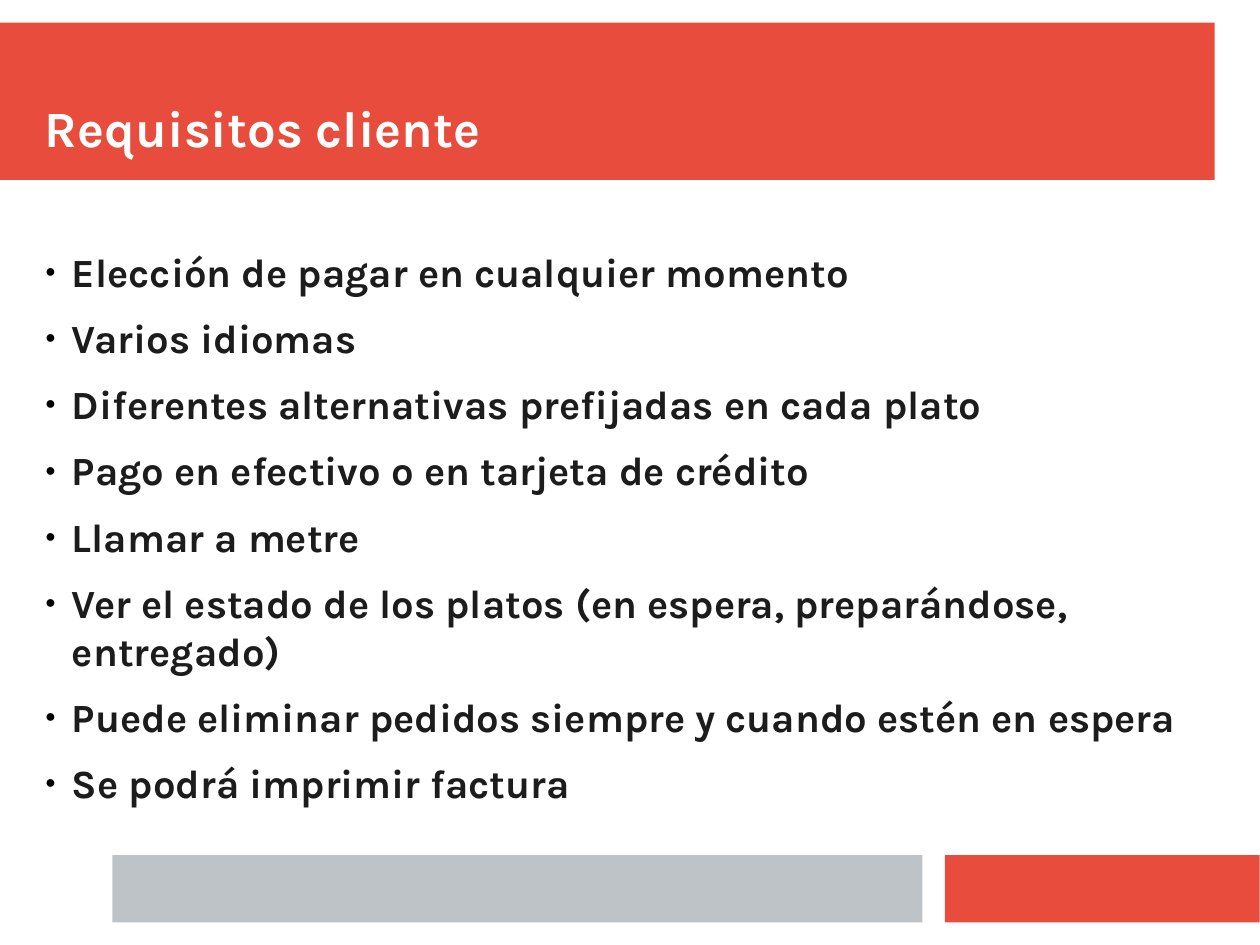
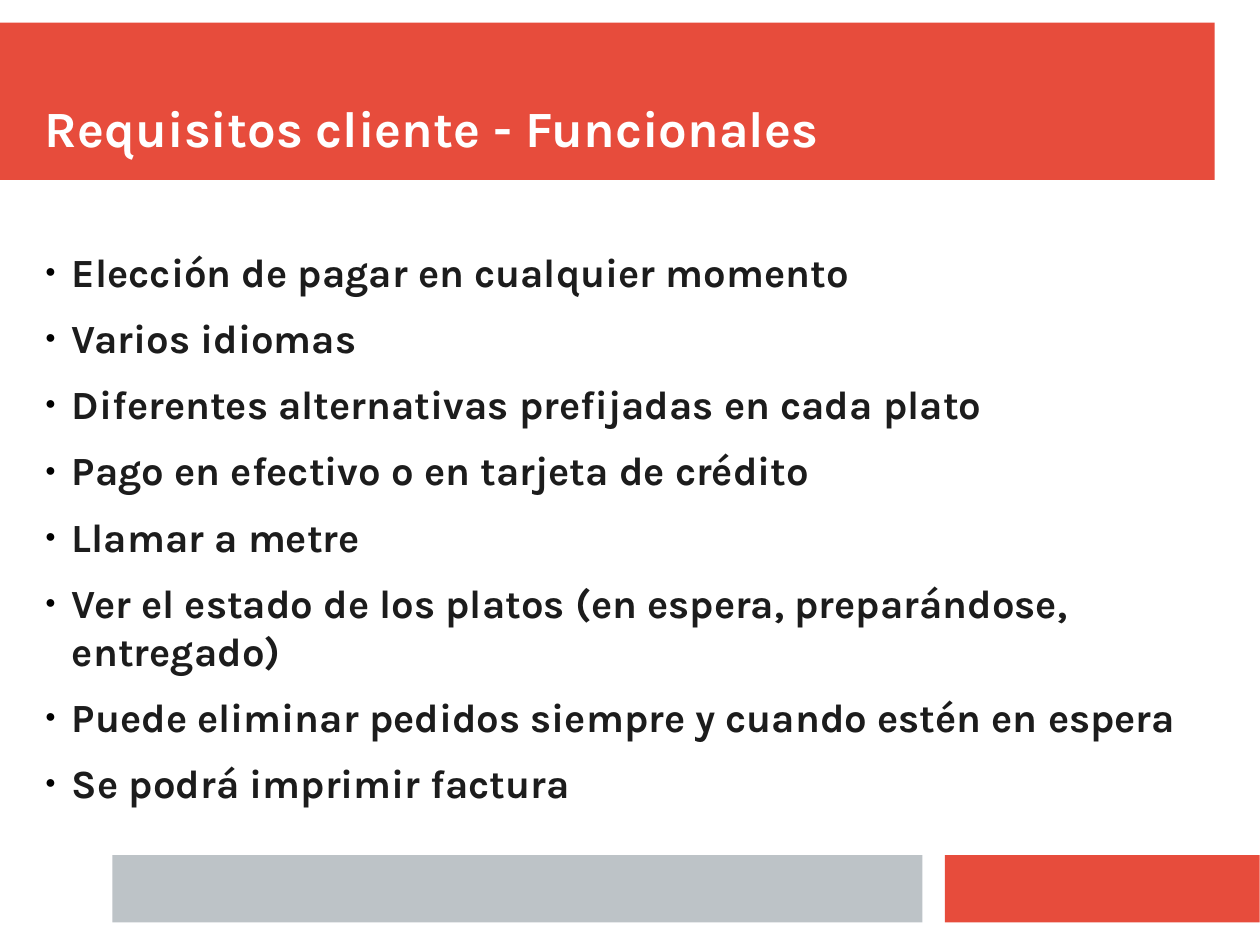
Before and after one commit to Juanba1998/APP-Restaurante, a slide deck: slide 3 of Material/Presentación/presentacion.pptx. Drawn at 1260x945 pixels with LibreOffice and Linux fonts; fonts in the diff are those of the drawing. Boxes give left, top, right and bottom in pixels: in the first picture for what was removed or moved away, otherwise in the second. Text is boxed around its words. In the diff, an @@ line names an element or a change of style, - is before the commit and + after.

```diff
--- a/Material/Presentación/presentacion.pptx
+++ b/Material/Presentación/presentacion.pptx
@@ text at <box>45,111,818,159</box>: text changed @@
-Requisitos cliente
+Requisitos cliente - Funcionales
```
Also in this commit, not shown: 2 other slides changed, 3 slides added.
